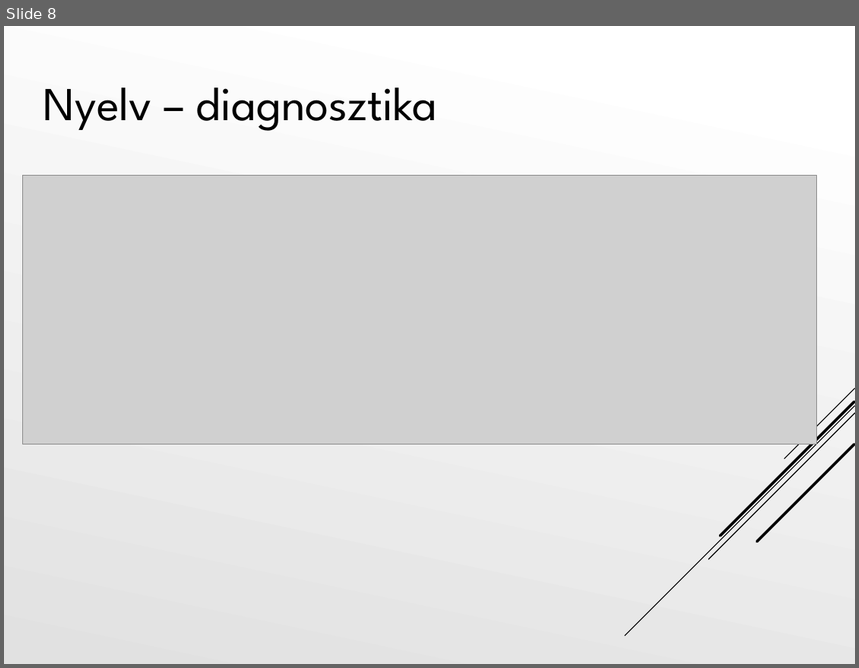
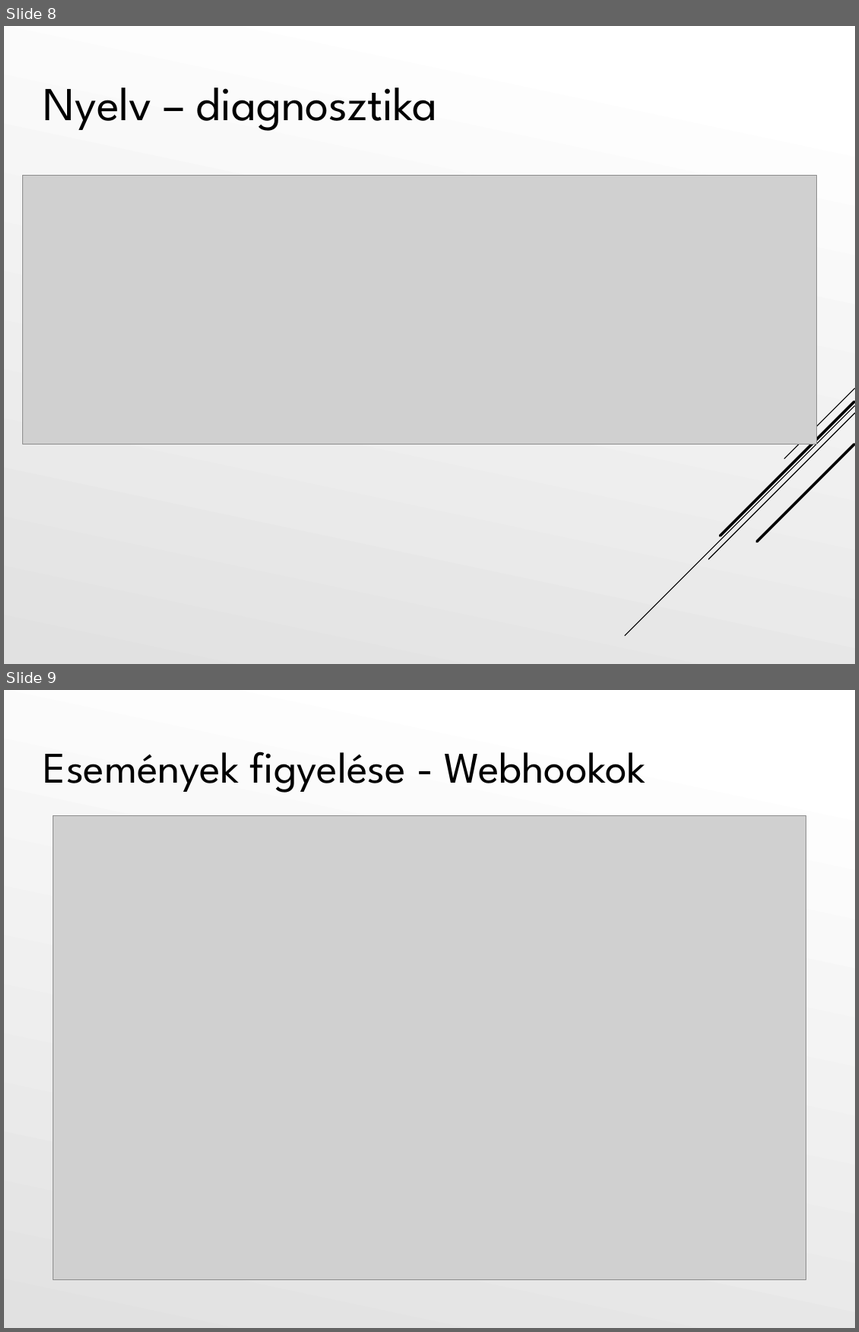
Before and after one commit to Tiegris/KonstrainR, a slide deck: ppt/prezi.pptx. Shown one above the other, each under a label of ours: slide 8 before the commit, slides 8 and 9 after it. The pictures are 859x668 and 859x1332 pixels, drawn with LibreOffice and Linux fonts; fonts in the diff are those of the drawing; grey boxes stand for pictures. Boxes give left, top, right and bottom in pixels: in the first picture for what was removed or moved away, otherwise in the second. Text is boxed around its words. In the diff, an @@ line names an element or a change of style, - is before the commit and + after.

```diff
--- a/ppt/prezi.pptx
+++ b/ppt/prezi.pptx
@@ slide 9 added at [4, 690, 855, 1328], background gradient #FFFFFF to #E1E1E1 @@
@@ text added at [44, 752, 646, 793], 37 pt, text #000000 @@
+Események figyelése - Webhookok
@@ picture added at [53, 816, 807, 1281] @@
```
Also in this commit, not shown: 3 slides changed, 7 other files.
